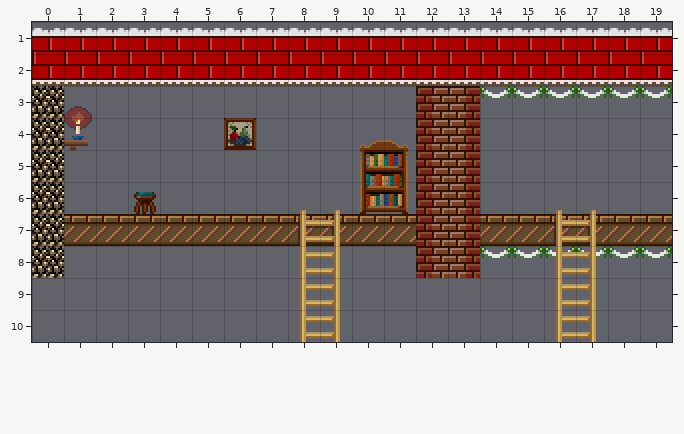
A Tiled map gets an edit: data/levels/room_0_0.tmx. The first picture shows the starting point.
Cells are 16x16 px. Shown: x 0..19, y 1..10.
The same view after the edit:
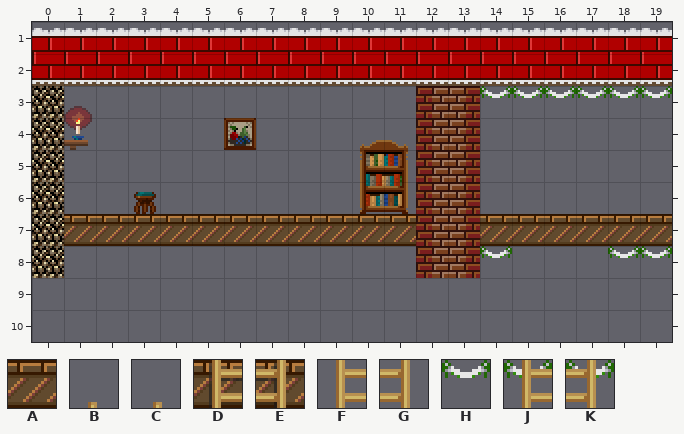
Key: from "tiles.png": A 0, B 3, C 4, D 23, E 24, F 43, G 44, H 62, J 63, K 64.
_ is an empty cell.
Change:
Layer "platforms":
y 7: x 8..9 __ -> AA; x 16..17 __ -> AA
Layer "ladders":
y 6: x 8..9 BC -> __; x 16..17 BC -> __
y 7: x 8..9 DE -> __; x 16..17 DE -> __
y 8: x 8..9 FG -> __; x 16..17 JK -> __
y 9..10: x 8..9 FG -> __; x 16..17 FG -> __
Layer "decorations":
y 8: x 15 H -> _
